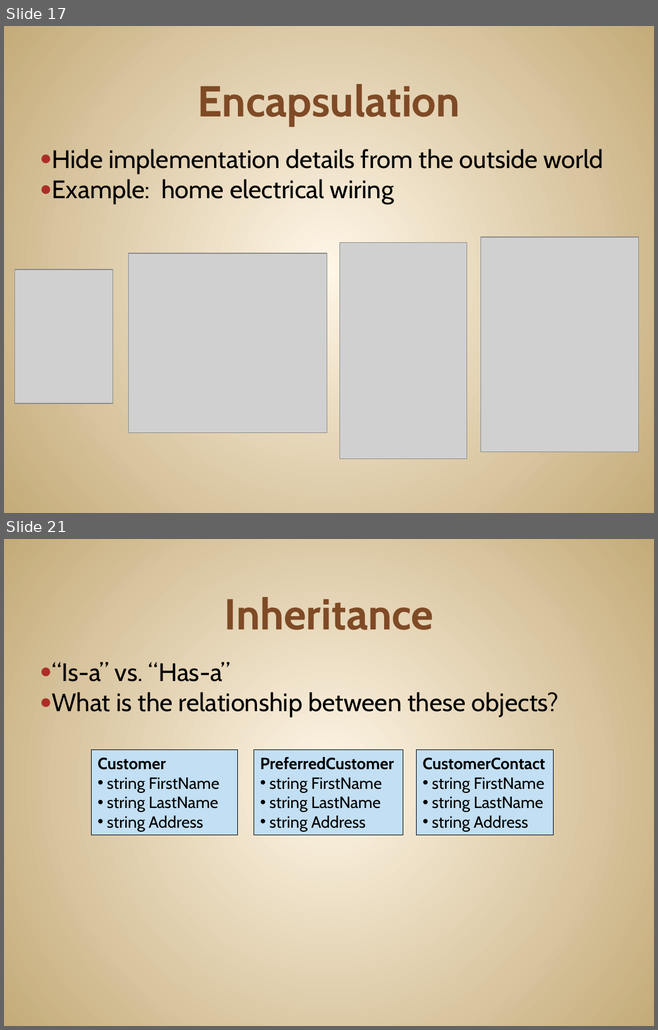
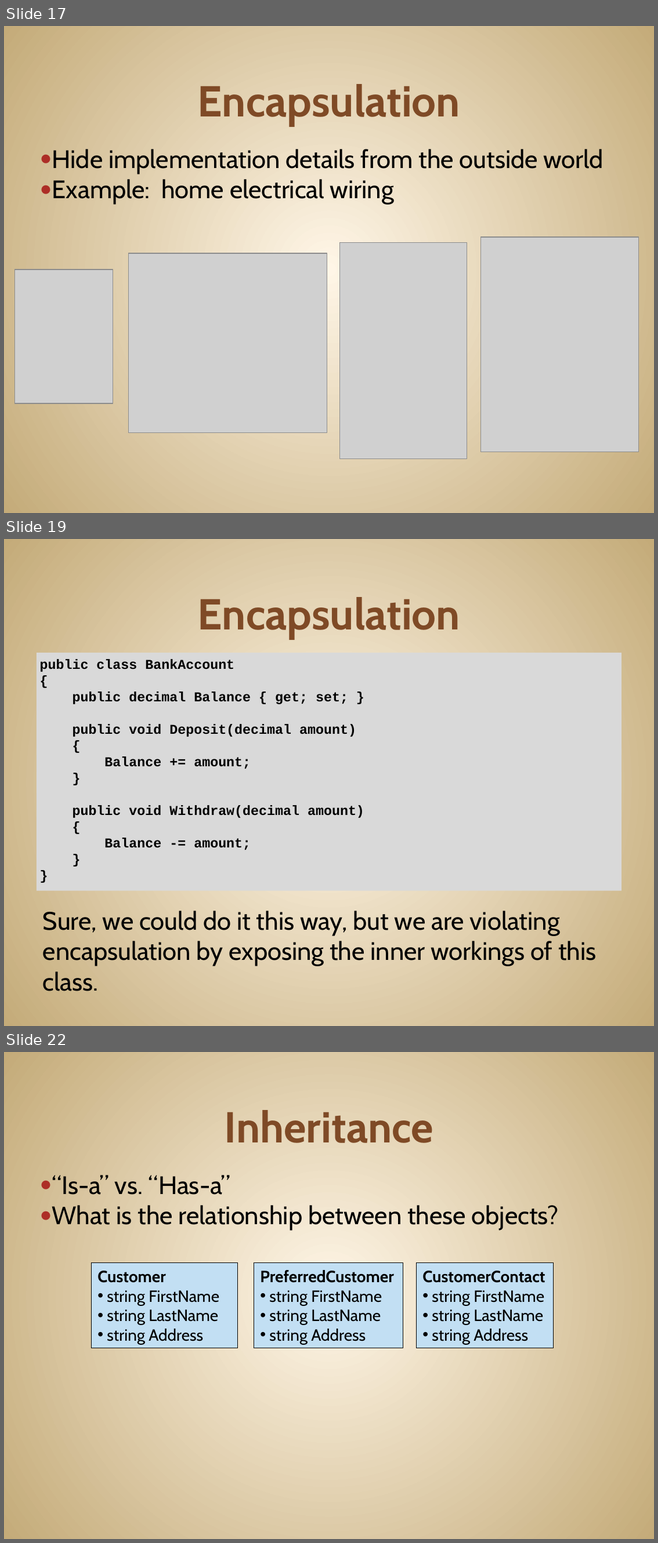
Before and after one commit to JonKruger/oop-solid-sample, a slide deck: slides/OOP-SOLID-CodeMash.pptx. Shown one above the other, each under a label of ours: slides 17 and 21 before the commit, slides 17, 19 and 22 after it; the slides between them are not shown. The pictures are 658x1030 and 658x1543 pixels, drawn with LibreOffice and Linux fonts; fonts in the diff are those of the drawing; grey boxes stand for pictures. Boxes give left, top, right and bottom in pixels: in the first picture for what was removed or moved away, otherwise in the second. Text is boxed around its words. In the diff, an @@ line names an element or a change of style, - is before the commit and + after.

Commit message:
added more to encapsulation example

```diff
--- a/slides/OOP-SOLID-CodeMash.pptx
+++ b/slides/OOP-SOLID-CodeMash.pptx
@@ slide 19 added at (4,539,654,1026), background gradient #FFF7E8 to #C4AA7A @@
@@ title added at (198,597,460,639), 48 pt, text #804B26, bold @@
+Encapsulation
@@ text added at (36,653,621,891), fill #D9D9D9, 15 pt, text #000000, bold @@
+public class BankAccount
+{
+public decimal Balance { get; set; }
+public void Deposit(decimal amount)
+{
+Balance += amount;
+}
+public void Withdraw(decimal amount)
+{
+Balance -= amount;
+}
+}
@@ text added at (43,911,596,991), 28 pt, text #000000 @@
+Sure, we could do it this way, but we are violating encapsulation by exposing the inner workings of this class.
@@ what was slide 21 is now slide 22 @@
```
Also in this commit, not shown: 4 slides changed.
